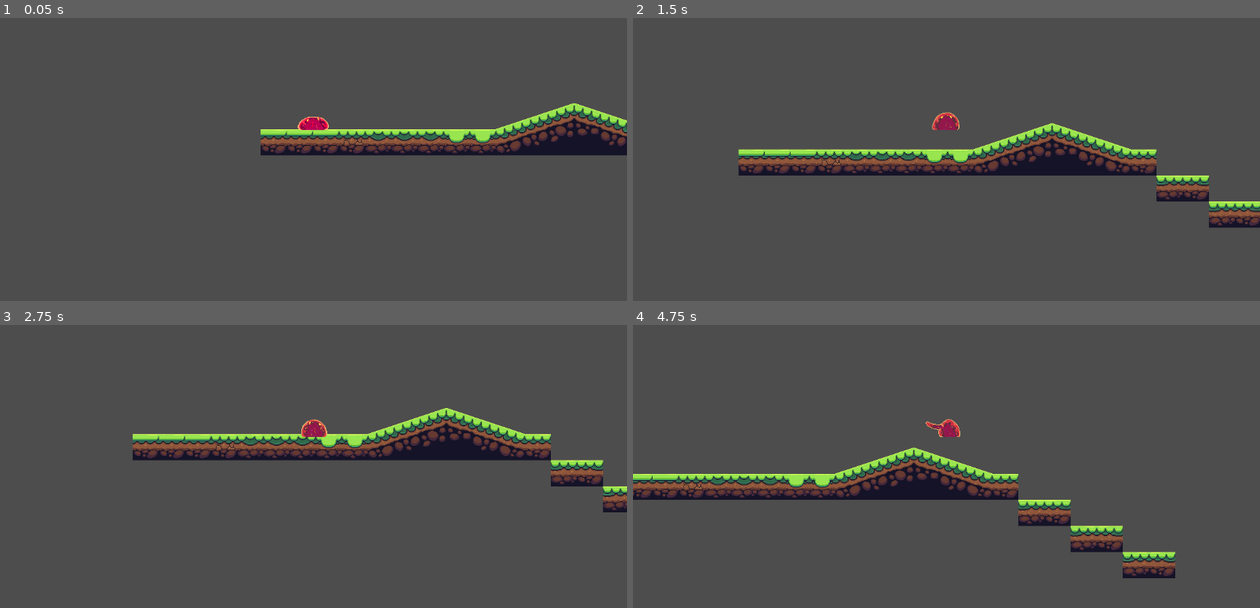
Above: before the commit, frames 1-4 (two rows, left to right).
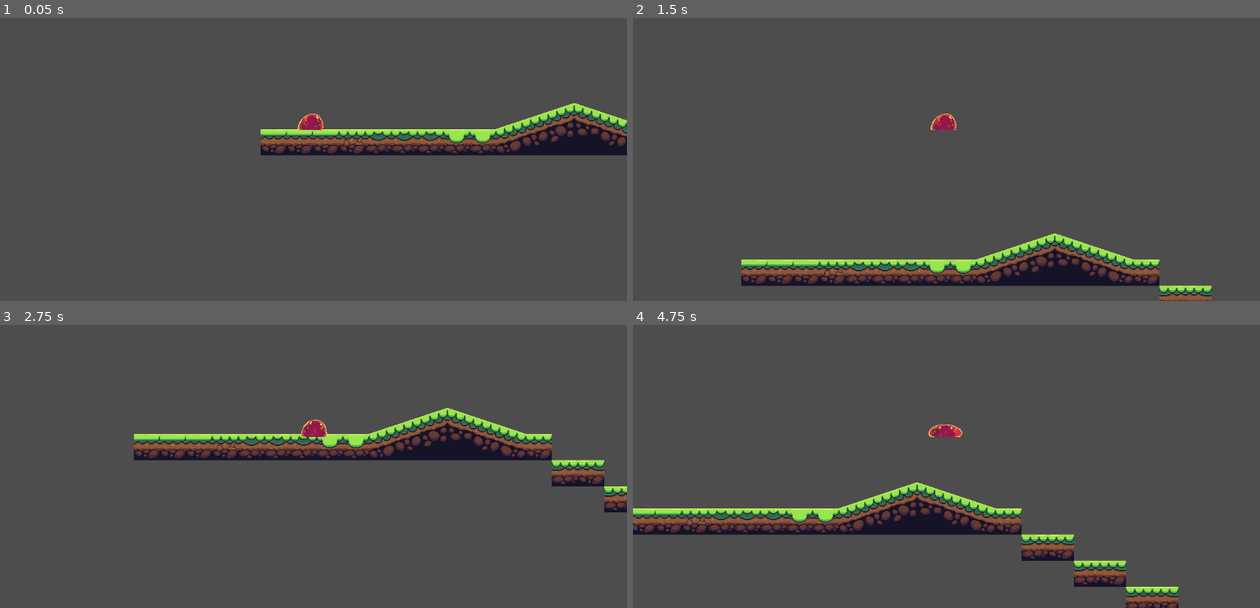
Above: after the commit, the same moments.

Repository: ITKillJoy/SlimePlatformer
Game: Godot game, scene res://Scenes/level_1.tscn
Two runs of this game, one before a commit and one after it. Both use one fixed random seed, a clock stepped at 60 frames per second and the inputs below.
Inputs:
- Up to frame 1 (0.05 s): no input
- Up to frame 2 (1.5 s): tap Enter at 0.5 s; hold Right (Right) from 0.53 s (still down); tap F (AttackA) at 0.6 s; tap Space (Jump) at 0.77, 0.8, 1.07, 1.35 s
- Up to frame 3 (2.75 s): tap Space (Jump) at 1.52, 1.82, 2.3 s; tap F (AttackA) at 1.55, 2.1 s; release Right (Right) at 2.03 s; hold Left (Left) from 2.03 s (still down)
- Up to frame 4 (4.75 s): release Left (Left) at 2.78 s; hold Right (Right) 2.78-4.28 s; tap F (AttackA) at 2.85, 4.35 s; tap Space (Jump) at 3.02, 3.32, 3.6, 3.77, 4.07, 4.52 s; hold Left (Left) from 4.28 s (still down)

The runs differ from the first frame. In frame 1, 0.2% of the frame differs, in the area x 47-53%, y 33-40%; in frame 2, 17%; in frame 3, 2.2%; in frame 4, 18%, in the area x 0-87%, y 33-100%.

Commit message:
changed player to use state machine

Diff:
--- a/Scenes/Player.tscn
+++ b/Scenes/Player.tscn
@@ -1,61 +1,15 @@
-[gd_scene load_steps=33 format=3 uid="uid://bgoocwj5jlg3h"]
+[gd_scene load_steps=49 format=3 uid="uid://bgoocwj5jlg3h"]
 
 [ext_resource type="Script" path="res://Scripts/Player.gd" id="1_a3mtx"]
 [ext_resource type="Texture2D" uid="uid://by5ctl35g65q" path="res://Sprites/Characters/Red_Slime/Attack_1.png" id="1_tkh8x"]
 [ext_resource type="Texture2D" uid="uid://ui3f3cdra4ru" path="res://Sprites/Characters/Red_Slime/Idle.png" id="1_v4e5j"]
 [ext_resource type="Texture2D" uid="uid://8p2gjmxqlowb" path="res://Sprites/Characters/Red_Slime/Jump.png" id="2_2g3dl"]
-
-[sub_resource type="AtlasTexture" id="AtlasTexture_jqyug"]
-atlas = ExtResource("2_2g3dl")
-region = Rect2(0, 64, 128, 64)
-
-[sub_resource type="AtlasTexture" id="AtlasTexture_h8gxi"]
-atlas = ExtResource("2_2g3dl")
-region = Rect2(128, 64, 128, 64)
-
-[sub_resource type="AtlasTexture" id="AtlasTexture_bv05i"]
-atlas = ExtResource("2_2g3dl")
-region = Rect2(256, 64, 128, 64)
-
-[sub_resource type="AtlasTexture" id="AtlasTexture_l2j0r"]
-atlas = ExtResource("2_2g3dl")
-region = Rect2(384, 64, 128, 64)
-
-[sub_resource type="AtlasTexture" id="AtlasTexture_oadt5"]
-atlas = ExtResource("2_2g3dl")
-region = Rect2(512, 64, 128, 64)
-
-[sub_resource type="AtlasTexture" id="AtlasTexture_ec7yn"]
-atlas = ExtResource("2_2g3dl")
-region = Rect2(640, 64, 128, 64)
-
-[sub_resource type="AtlasTexture" id="AtlasTexture_l1lvf"]
-atlas = ExtResource("2_2g3dl")
-region = Rect2(768, 64, 128, 64)
-
-[sub_resource type="AtlasTexture" id="AtlasTexture_gshv8"]
-atlas = ExtResource("2_2g3dl")
-region = Rect2(896, 64, 128, 64)
-
-[sub_resource type="AtlasTexture" id="AtlasTexture_hv8v4"]
-atlas = ExtResource("2_2g3dl")
-region = Rect2(1024, 64, 128, 64)
-
-[sub_resource type="AtlasTexture" id="AtlasTexture_34yep"]
-atlas = ExtResource("2_2g3dl")
-region = Rect2(1152, 64, 128, 64)
-
-[sub_resource type="AtlasTexture" id="AtlasTexture_xthe3"]
-atlas = ExtResource("2_2g3dl")
-region = Rect2(1280, 64, 128, 64)
-
-[sub_resource type="AtlasTexture" id="AtlasTexture_kbmhk"]
-atlas = ExtResource("2_2g3dl")
-region = Rect2(1408, 64, 128, 64)
-
-[sub_resource type="AtlasTexture" id="AtlasTexture_70bua"]
-atlas = ExtResource("2_2g3dl")
-region = Rect2(1536, 64, 128, 64)
+[ext_resource type="Texture2D" uid="uid://33qstwvun0nt" path="res://Sprites/Characters/Red_Slime/Walk.png" id="5_30hme"]
+[ext_resource type="Script" path="res://Scripts/StateMachines/player_state_machine.gd" id="5_ohwce"]
+[ext_resource type="Script" path="res://Scripts/StateMachines/player_idle.gd" id="6_dj621"]
+[ext_resource type="Script" path="res://Scripts/StateMachines/player_move.gd" id="7_6f82l"]
+[ext_resource type="Script" path="res://Scripts/StateMachines/player_jump.gd" id="8_xj314"]
+[ext_resource type="Script" path="res://Scripts/StateMachines/player_fall.gd" id="9_fy3fh"]
 
 [sub_resource type="AtlasTexture" id="AtlasTexture_w3jvu"]
 atlas = ExtResource("1_tkh8x")
@@ -73,6 +27,18 @@
 atlas = ExtResource("1_tkh8x")
 region = Rect2(384, 64, 128, 64)
 
+[sub_resource type="AtlasTexture" id="AtlasTexture_oe6bn"]
+atlas = ExtResource("1_v4e5j")
+region = Rect2(256, 64, 128, 64)
+
+[sub_resource type="AtlasTexture" id="AtlasTexture_nyubs"]
+atlas = ExtResource("1_v4e5j")
+region = Rect2(512, 64, 128, 64)
+
+[sub_resource type="AtlasTexture" id="AtlasTexture_mcuqw"]
+atlas = ExtResource("1_v4e5j")
+region = Rect2(0, 64, 128, 64)
+
 [sub_resource type="AtlasTexture" id="AtlasTexture_3sxpd"]
 atlas = ExtResource("1_v4e5j")
 region = Rect2(0, 64, 128, 64)
@@ -103,12 +69,156 @@
 
 [sub_resource type="AtlasTexture" id="AtlasTexture_i1khi"]
 atlas = ExtResource("1_v4e5j")
+region = Rect2(896, 64, 128, 64)
+
+[sub_resource type="AtlasTexture" id="AtlasTexture_jqyug"]
+atlas = ExtResource("2_2g3dl")
+region = Rect2(0, 64, 128, 64)
+
+[sub_resource type="AtlasTexture" id="AtlasTexture_h8gxi"]
+atlas = ExtResource("2_2g3dl")
+region = Rect2(128, 64, 128, 64)
+
+[sub_resource type="AtlasTexture" id="AtlasTexture_bv05i"]
+atlas = ExtResource("2_2g3dl")
+region = Rect2(256, 64, 128, 64)
+
+[sub_resource type="AtlasTexture" id="AtlasTexture_l2j0r"]
+atlas = ExtResource("2_2g3dl")
+region = Rect2(384, 64, 128, 64)
+
+[sub_resource type="AtlasTexture" id="AtlasTexture_oadt5"]
+atlas = ExtResource("2_2g3dl")
+region = Rect2(512, 64, 128, 64)
+
+[sub_resource type="AtlasTexture" id="AtlasTexture_ec7yn"]
+atlas = ExtResource("2_2g3dl")
+region = Rect2(640, 64, 128, 64)
+
+[sub_resource type="AtlasTexture" id="AtlasTexture_l1lvf"]
+atlas = ExtResource("2_2g3dl")
+region = Rect2(768, 64, 128, 64)
+
+[sub_resource type="AtlasTexture" id="AtlasTexture_gshv8"]
+atlas = ExtResource("2_2g3dl")
+region = Rect2(896, 64, 128, 64)
+
+[sub_resource type="AtlasTexture" id="AtlasTexture_hv8v4"]
+atlas = ExtResource("2_2g3dl")
+region = Rect2(1024, 64, 128, 64)
+
+[sub_resource type="AtlasTexture" id="AtlasTexture_34yep"]
+atlas = ExtResource("2_2g3dl")
+region = Rect2(1152, 64, 128, 64)
+
+[sub_resource type="AtlasTexture" id="AtlasTexture_xthe3"]
+atlas = ExtResource("2_2g3dl")
+region = Rect2(1280, 64, 128, 64)
+
+[sub_resource type="AtlasTexture" id="AtlasTexture_kbmhk"]
+atlas = ExtResource("2_2g3dl")
+region = Rect2(1408, 64, 128, 64)
+
+[sub_resource type="AtlasTexture" id="AtlasTexture_70bua"]
+atlas = ExtResource("2_2g3dl")
+region = Rect2(1536, 64, 128, 64)
+
+[sub_resource type="AtlasTexture" id="AtlasTexture_afo4u"]
+atlas = ExtResource("5_30hme")
+region = Rect2(0, 64, 128, 64)
+
+[sub_resource type="AtlasTexture" id="AtlasTexture_cuvdv"]
+atlas = ExtResource("5_30hme")
+region = Rect2(128, 64, 128, 64)
+
+[sub_resource type="AtlasTexture" id="AtlasTexture_habhw"]
+atlas = ExtResource("5_30hme")
+region = Rect2(256, 64, 128, 64)
+
+[sub_resource type="AtlasTexture" id="AtlasTexture_8wwkb"]
+atlas = ExtResource("5_30hme")
+region = Rect2(384, 64, 128, 64)
+
+[sub_resource type="AtlasTexture" id="AtlasTexture_0dgdt"]
+atlas = ExtResource("5_30hme")
+region = Rect2(512, 64, 128, 64)
+
+[sub_resource type="AtlasTexture" id="AtlasTexture_xwdd8"]
+atlas = ExtResource("5_30hme")
+region = Rect2(640, 64, 128, 64)
+
+[sub_resource type="AtlasTexture" id="AtlasTexture_g2bs7"]
+atlas = ExtResource("5_30hme")
+region = Rect2(768, 64, 128, 64)
+
+[sub_resource type="AtlasTexture" id="AtlasTexture_oxjxp"]
+atlas = ExtResource("5_30hme")
 region = Rect2(896, 64, 128, 64)
 
 [sub_resource type="SpriteFrames" id="SpriteFrames_cmarw"]
 animations = [{
 "frames": [{
 "duration": 1.0,
+"texture": SubResource("AtlasTexture_w3jvu")
+}, {
+"duration": 1.0,
+"texture": SubResource("AtlasTexture_6l8yv")
+}, {
+"duration": 1.0,
+"texture": SubResource("AtlasTexture_1hfc2")
+}, {
+"duration": 1.0,
+"texture": SubResource("AtlasTexture_4utlm")
+}],
+"loop": false,
+"name": &"player_attack_1",
+"speed": 10.0
+}, {
+"frames": [{
+"duration": 1.0,
+"texture": SubResource("AtlasTexture_oe6bn")
+}, {
+"duration": 1.0,
+"texture": SubResource("AtlasTexture_nyubs")
+}, {
+"duration": 1.0,
+"texture": SubResource("AtlasTexture_mcuqw")
+}],
+"loop": true,
+"name": &"player_fall",
+"speed": 5.0
+}, {
+"frames": [{
+"duration": 1.0,
+"texture": SubResource("AtlasTexture_3sxpd")
+}, {
+"duration": 1.0,
+"texture": SubResource("AtlasTexture_0fdcv")
+}, {
+"duration": 1.0,
+"texture": SubResource("AtlasTexture_rcb2r")
+}, {
+"duration": 1.0,
+"texture": SubResource("AtlasTexture_gemp8")
+}, {
+"duration": 1.0,
+"texture": SubResource("AtlasTexture_yh26a")
+}, {
+"duration": 1.0,
+"texture": SubResource("AtlasTexture_w68ij")
+}, {
+"duration": 1.0,
+"texture": SubResource("AtlasTexture_dujn5")
+}, {
+"duration": 1.0,
+"texture": SubResource("AtlasTexture_i1khi")
+}],
+"loop": true,
+"name": &"player_idle",
+"speed": 10.0
+}, {
+"frames": [{
+"duration": 1.0,
 "texture": SubResource("AtlasTexture_jqyug")
 }, {
 "duration": 1.0,
@@ -148,76 +258,84 @@
 "texture": SubResource("AtlasTexture_70bua")
 }],
 "loop": true,
-"name": &"Jump",
+"name": &"player_jump",
 "speed": 5.0
 }, {
 "frames": [{
 "duration": 1.0,
-"texture": SubResource("AtlasTexture_w3jvu")
-}, {
-"duration": 1.0,
-"texture": SubResource("AtlasTexture_6l8yv")
-}, {
-"duration": 1.0,
-"texture": SubResource("AtlasTexture_1hfc2")
-}, {
-"duration": 1.0,
-"texture": SubResource("AtlasTexture_4utlm")
-}],
-"loop": false,
-"name": &"attack_1",
-"speed": 10.0
-}, {
-"frames": [{
-"duration": 1.0,
-"texture": SubResource("AtlasTexture_3sxpd")
-}, {
-"duration": 1.0,
-"texture": SubResource("AtlasTexture_0fdcv")
-}, {
-"duration": 1.0,
-"texture": SubResource("AtlasTexture_rcb2r")
-}, {
-"duration": 1.0,
-"texture": SubResource("AtlasTexture_gemp8")
-}, {
-"duration": 1.0,
-"texture": SubResource("AtlasTexture_yh26a")
-}, {
-"duration": 1.0,
-"texture": SubResource("AtlasTexture_w68ij")
-}, {
-"duration": 1.0,
-"texture": SubResource("AtlasTexture_dujn5")
-}, {
-"duration": 1.0,
-"texture": SubResource("AtlasTexture_i1khi")
+"texture": SubResource("AtlasTexture_afo4u")
+}, {
+"duration": 1.0,
+"texture": SubResource("AtlasTexture_cuvdv")
+}, {
+"duration": 1.0,
+"texture": SubResource("AtlasTexture_habhw")
+}, {
+"duration": 1.0,
+"texture": SubResource("AtlasTexture_8wwkb")
+}, {
+"duration": 1.0,
+"texture": SubResource("AtlasTexture_0dgdt")
+}, {
+"duration": 1.0,
+"texture": SubResource("AtlasTexture_xwdd8")
+}, {
+"duration": 1.0,
+"texture": SubResource("AtlasTexture_g2bs7")
+}, {
+"duration": 1.0,
+"texture": SubResource("AtlasTexture_oxjxp")
 }],
 "loop": true,
-"name": &"idle",
-"speed": 10.0
+"name": &"player_move",
+"speed": 5.0
 }]
 
 [sub_resource type="CircleShape2D" id="CircleShape2D_ix0rd"]
 radius = 13.0384
 
-[sub_resource type="AnimationNodeBlendSpace2D" id="AnimationNodeBlendSpace2D_pap78"]
-
 [node name="Player" type="CharacterBody2D"]
 script = ExtResource("1_a3mtx")
 
-[node name="AnimatedSprite2D" type="AnimatedSprite2D" parent="."]
+[node name="PlayerAnimations" type="AnimatedSprite2D" parent="."]
 sprite_frames = SubResource("SpriteFrames_cmarw")
-animation = &"idle"
-autoplay = "idle"
+animation = &"player_fall"
+autoplay = "player_idle"
 
 [node name="CollisionShape2D" type="CollisionShape2D" parent="."]
 position = Vector2(-1, 14)
 shape = SubResource("CircleShape2D_ix0rd")
 
-[node name="AnimationTree" type="AnimationTree" parent="."]
-root_node = NodePath("../AnimatedSprite2D")
-tree_root = SubResource("AnimationNodeBlendSpace2D_pap78")
-parameters/blend_position = Vector2(0, 0)
-
-[connection signal="animation_finished" from="AnimatedSprite2D" to="." method="_on_animated_sprite_2d_animation_finished"]
+[node name="state_machine" type="Node" parent="." node_paths=PackedStringArray("starting_state")]
+unique_name_in_owner = true
+script = ExtResource("5_ohwce")
+starting_state = NodePath("idle")
+
+[node name="idle" type="Node" parent="state_machine" node_paths=PackedStringArray("fall_state", "jump_state", "move_state")]
+script = ExtResource("6_dj621")
+fall_state = NodePath("../fall")
+jump_state = NodePath("../jump")
+move_state = NodePath("../move")
+animation_name = "player_idle"
+
+[node name="move" type="Node" parent="state_machine" node_paths=PackedStringArray("jump_state", "idle_state", "fall_state")]
+script = ExtResource("7_6f82l")
+jump_state = NodePath("../jump")
+idle_state = NodePath("../idle")
+fall_state = NodePath("../fall")
+animation_name = "player_fall"
+
+[node name="jump" type="Node" parent="state_machine" node_paths=PackedStringArray("fall_state", "idle_state", "move_state")]
+script = ExtResource("8_xj314")
+fall_state = NodePath("../fall")
+idle_state = NodePath("../idle")
+move_state = NodePath("../move")
+animation_name = "player_jump"
+
+[node name="fall" type="Node" parent="state_machine" node_paths=PackedStringArray("idle_state", "move_state")]
+script = ExtResource("9_fy3fh")
+idle_state = NodePath("../idle")
+move_state = NodePath("../move")
+animation_name = "player_move"
+
+[connection signal="animation_finished" from="PlayerAnimations" to="." method="_on_animated_sprite_2d_animation_finished"]
--- a/Scripts/Player.gd
+++ b/Scripts/Player.gd
@@ -1,57 +1,24 @@
+class_name Player
 extends CharacterBody2D
 
 
-const SPEED = 300.0
-const JUMP_VELOCITY = -400.0
-var direction
-var isAttacking = 0
 
-@onready var animated_sprite = $AnimatedSprite2D
+
+@onready var animations = $PlayerAnimations
+
+@onready var state_machine = $state_machine
 
 # Get the gravity from the project settings to be synced with RigidBody nodes.
-var gravity = ProjectSettings.get_setting("physics/2d/default_gravity")
+#var gravity = ProjectSettings.get_setting("physics/2d/default_gravity")
 
+func _ready() -> void:
+	state_machine.init(self)
 
-func _physics_process(delta):
-	# Add the gravity.
-	if not is_on_floor():
-		velocity.y += gravity * delta
+func _unhandled_input(event: InputEvent) -> void:
+	state_machine.process_input(event)
 
-	# Handle jump.
-	if Input.is_action_just_pressed("Jump") and is_on_floor():
-		velocity.y = JUMP_VELOCITY
+func _physics_process(delta: float) -> void:
+	state_machine.process_physics(delta)
 
-	# Get the input direction and handle the movement/deceleration.
-	# As good practice, you should replace UI actions with custom gameplay actions.
-	direction = Input.get_axis("Left", "Right")
-
-	if direction:
-		velocity.x = direction * SPEED
-	else:
-		velocity.x = move_toward(velocity.x, 0, SPEED)
-
-	selectAnimation()
-
-	move_and_slide()
-
-
-func selectAnimation():
-	if direction > 0:
-		animated_sprite.flip_h = false
-	elif direction < 0:
-		animated_sprite.flip_h = true
-
-	if(isAttacking==0):
-		if is_on_floor():
-				animated_sprite.play("idle")
-		else:
-			animated_sprite.play("Jump")
-
-		if Input.is_action_just_pressed("AttackA"):
-			isAttacking=1
-			animated_sprite.play("attack_1")
-
-
-func _on_animated_sprite_2d_animation_finished():
-	if(animated_sprite.animation == "attack_1"):
-		isAttacking=0
+func _process(delta: float) -> void:
+	state_machine.process_frame(delta)
--- /dev/null
+++ b/Scripts/StateMachines/State.gd
@@ -0,0 +1,26 @@
+class_name State
+extends Node
+
+@export
+var animation_name: String
+@export
+var move_speed: float = 300
+
+var gravity: int = ProjectSettings.get_setting("physics/2d/default_gravity")
+
+var parent: Player
+
+func enter() -> void:
+	parent.animations.play(animation_name)
+
+func exit() -> void:
+	pass
+
+func process_input(event: InputEvent) -> State:
+	return null
+
+func process_frame(delta: float) -> State:
+	return null
+
+func process_physics(delta: float) -> State:
+	return null
--- /dev/null
+++ b/Scripts/StateMachines/player_fall.gd
@@ -0,0 +1,22 @@
+extends State
+
+@export
+var idle_state: State
+@export
+var move_state: State
+
+func process_physics(delta: float) -> State:
+	parent.velocity.y += gravity * delta
+
+	var movement = Input.get_axis('Left', 'Right') * move_speed
+
+	if movement != 0:
+		parent.animations.flip_h = movement < 0
+	parent.velocity.x = movement
+	parent.move_and_slide()
+
+	if parent.is_on_floor():
+		if movement != 0:
+			return move_state
+		return idle_state
+	return null
--- /dev/null
+++ b/Scripts/StateMachines/player_idle.gd
@@ -0,0 +1,25 @@
+extends State
+
+@export var fall_state: State
+@export var jump_state: State
+@export var move_state: State
+
+func enter() -> void:
+	super()
+	parent.velocity.x = 0
+
+func process_input(event: InputEvent) -> State:
+	if Input.is_action_just_pressed("Jump") and parent.is_on_floor():
+		return jump_state
+	if Input.is_action_just_pressed("Left") or Input.is_action_just_pressed("Right"):
+		return move_state
+	return null
+
+func process_physics(delta: float) -> State:
+	parent.velocity.y += gravity * delta
+	parent.move_and_slide()
+
+	if !parent.is_on_floor():
+		return fall_state
+
+	return null
--- /dev/null
+++ b/Scripts/StateMachines/player_jump.gd
@@ -0,0 +1,31 @@
+extends State
+
+@export var fall_state: State
+@export var idle_state: State
+@export var move_state: State
+
+@export var jump_force: float = 700.0
+
+func enter() -> void:
+	super()
+	parent.velocity.y = -jump_force
+
+func process_physics(delta: float) -> State:
+	parent.velocity.y += gravity * delta
+
+	if parent.velocity.y > 0:
+		return fall_state
+
+	var movement = Input.get_axis("Left", "Right") * move_speed
+
+	if movement !=0:
+		parent.animations.flip_h = movement < 0
+	parent.velocity.x = movement
+	parent.move_and_slide()
+
+	if parent.is_on_floor():
+		if movement !=0:
+			return move_state
+		return idle_state
+
+	return null
--- /dev/null
+++ b/Scripts/StateMachines/player_move.gd
@@ -0,0 +1,30 @@
+extends State
+
+@export var jump_state: State
+@export var idle_state: State
+@export var fall_state: State
+
+func enter() -> void:
+	super()
+
+func process_input(event: InputEvent) -> State:
+	if Input.is_action_just_pressed('Jump') and parent.is_on_floor():
+		return jump_state
+	return null
+
+func process_physics(delta: float) -> State:
+	parent.velocity.y += gravity * delta
+
+	var movement = Input.get_axis('Left', 'Right') * move_speed
+
+	if movement == 0 and !(Input.is_action_pressed("Left") or Input.is_action_pressed("Right")):
+		return idle_state
+
+	parent.animations.flip_h = movement < 0
+	parent.velocity.x = movement
+	parent.move_and_slide()
+
+	if !parent.is_on_floor():
+		return fall_state
+
+	return null
--- /dev/null
+++ b/Scripts/StateMachines/player_state_machine.gd
@@ -0,0 +1,32 @@
+extends Node
+
+@export
+var starting_state: State
+
+var current_state: State
+
+func init(parent: Player) -> void:
+	for child in get_children():
+		child.parent = parent
+
+	change_state(starting_state)
+
+func change_state(new_state: State) -> void:
+	if current_state:
+		current_state.exit()
+
+	current_state = new_state
+	current_state.enter()
+func process_physics(delta: float) -> void:
+	var new_state = current_state.process_physics(delta)
+	if new_state:
+		change_state(new_state)
+func process_input(event: InputEvent) -> void:
+	var new_state = current_state.process_input(event)
+	if new_state:
+		change_state(new_state)
+
+func process_frame(delta: float) -> void:
+	var new_state = current_state.process_frame(delta)
+	if new_state:
+		change_state(new_state)
Not shown, added: .gitattributes
Not shown, added: .gitignore
